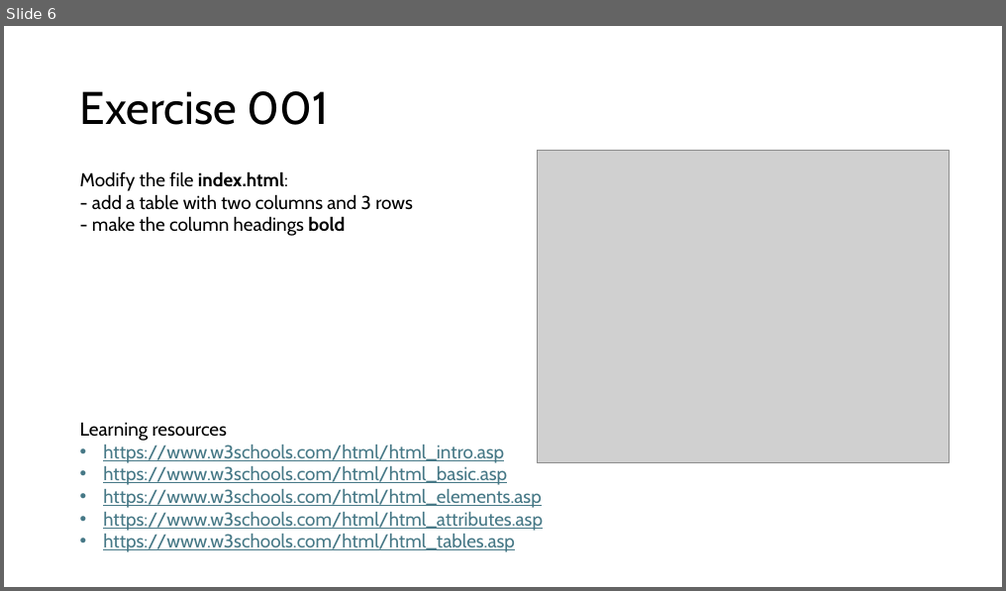
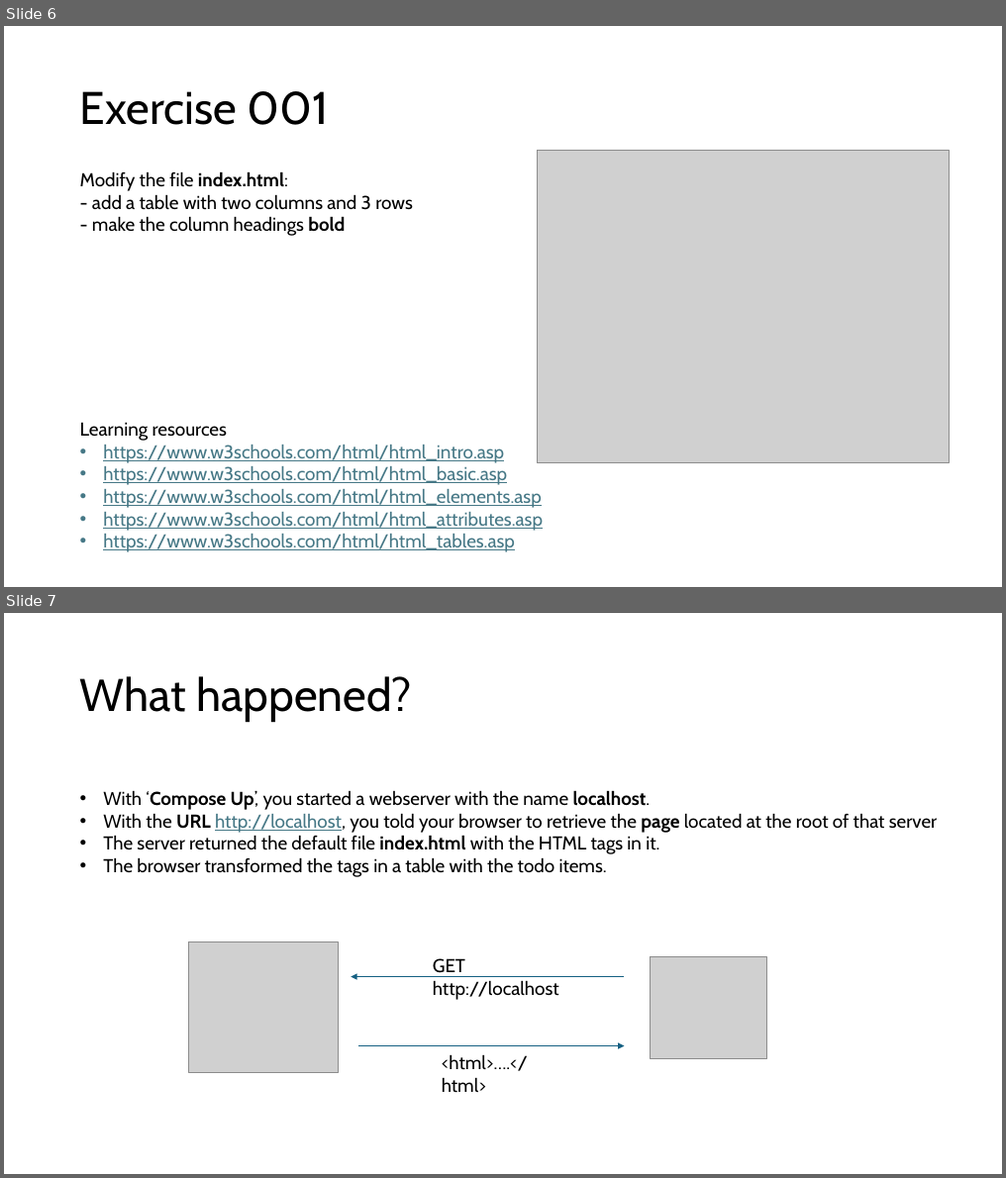
Before and after one commit to mlindhout/webdev, a slide deck: Web Development.pptx. Shown one above the other, each under a label of ours: slide 6 before the commit, slides 6 and 7 after it. The pictures are 1006x591 and 1006x1178 pixels, drawn with LibreOffice and Linux fonts; fonts in the diff are those of the drawing; grey boxes stand for pictures. Boxes give left, top, right and bottom in pixels: in the first picture for what was removed or moved away, otherwise in the second. Text is boxed around its words. In the diff, an @@ line names an element or a change of style, - is before the commit and + after.

```diff
--- a/Web Development.pptx
+++ b/Web Development.pptx
@@ slide 7 added at (4,613,1002,1174), background #FFFFFF @@
@@ title added at (80,676,412,722), 44 pt, text #000000 @@
+What happened?
@@ text added at (103,790,937,877), 18 pt, text #000000 @@
+• With ‘Compose Up’, you started a webserver with the name localhost.
+• With the URL http://localhost, you told your browser to retrieve the page located at the root of that server
+• The server returned the default file index.html with the HTML tags in it.
+• The browser transformed the tags in a table with the todo items.
@@ group added at (189,943,767,1093): 2 pictures, 2 arrows, 2 texts @@
+GET http://localhost
+<html>….</html>
```
Also in this commit, not shown: 2 slides changed, 4 other slides added.
